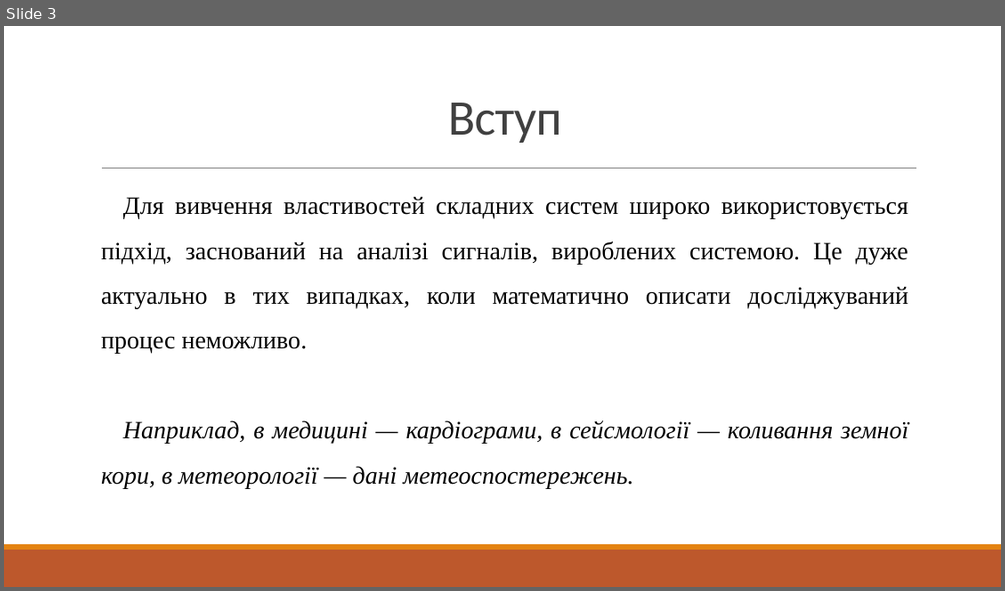
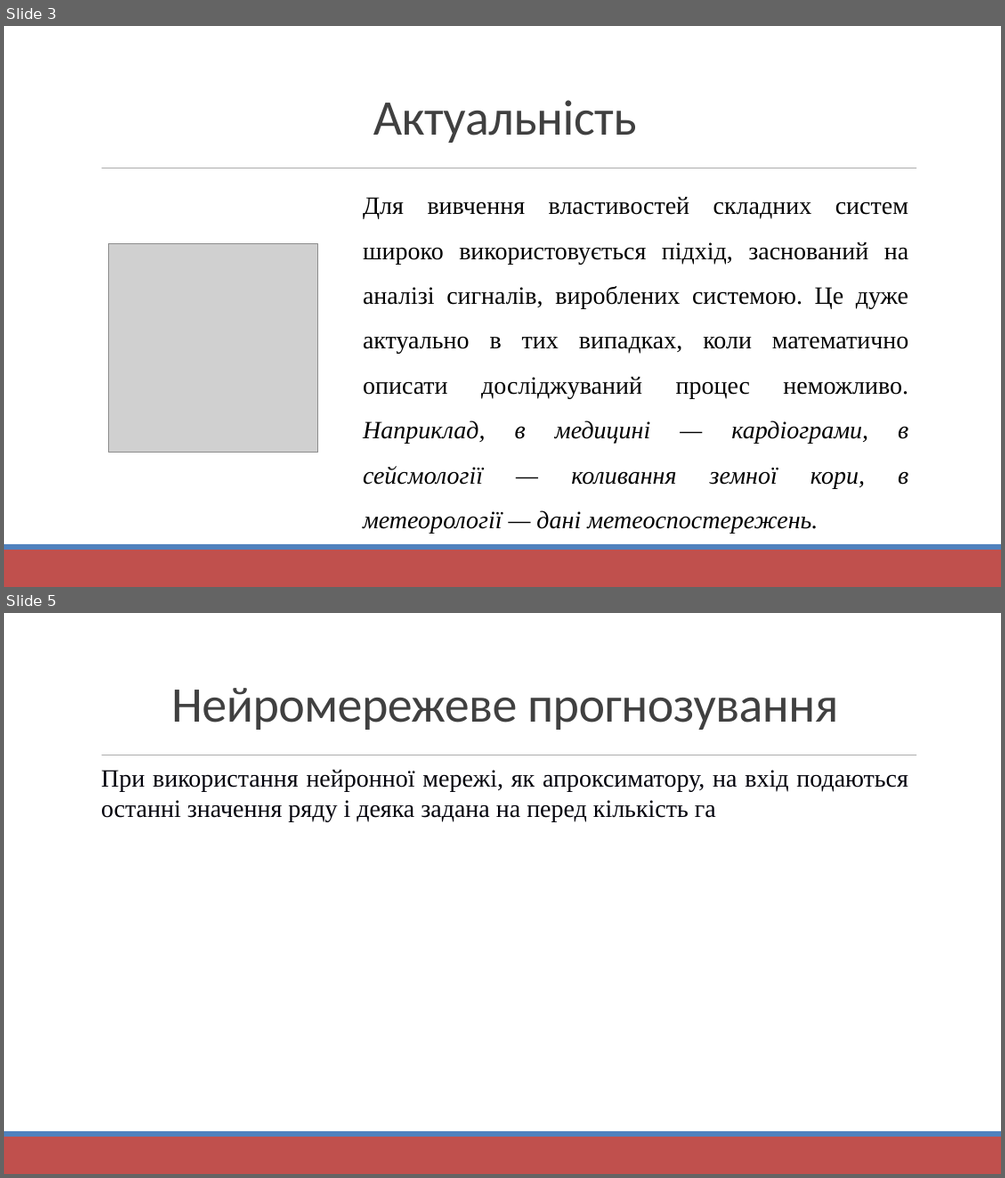
Before and after one commit to Sahlet/GammaNN, a slide deck: Documents/мой диплом/ПРЕЗЕНТАЦИЯ(предзащита).pptx. Shown one above the other, each under a label of ours: slide 3 before the commit, slides 3 and 5 after it; the slides between them are not shown. The pictures are 1005x591 and 1005x1178 pixels, drawn with LibreOffice and Linux fonts; fonts in the diff are those of the drawing; grey boxes stand for pictures. Boxes give left, top, right and bottom in pixels: in the first picture for what was removed or moved away, otherwise in the second. Text is boxed around its words. In the diff, an @@ line names an element or a change of style, - is before the commit and + after.

```diff
--- a/Documents/мой диплом/ПРЕЗЕНТАЦИЯ(предзащита).pptx
+++ b/Documents/мой диплом/ПРЕЗЕНТАЦИЯ(предзащита).pptx
@@ slide 5 added at <box>4,613,1001,1174</box>, background #FFFFFF; not listed: 3 template elements that a slide beside it also shows @@
@@ text added at <box>171,688,838,730</box>, 48 pt, text #404040 @@
+Нейромережеве прогнозування
@@ text added at <box>101,769,908,821</box>, 24 pt, text #00000A @@
+При використання нейронної мережі, як апроксиматору, на вхід подаються останні значення ряду і деяка задана на перед кількість га
@@ slide 3 changed as well @@
@@ text at <box>373,100,637,143</box>: text changed @@
-Вступ
+Актуальність
@@ line (102, 168) - (917, 168): stroke #808080 0.5 pt to #808080 0.51 pt @@
@@ text at <box>363,196,908,533</box>: text changed @@
-Для вивчення властивостей складних систем широко використовується підхід, заснований на аналізі сигналів, вироблених системою. Це дуже актуально в тих випадках, коли математично описати досліджуваний процес неможливо.
-Наприклад, в медицині — кардіограми, в сейсмології — коливання земної кори, в метеорології — дані метеоспостережень.
+Для вивчення властивостей складних систем широко використовується підхід, заснований на аналізі сигналів, вироблених системою. Це дуже актуально в тих випадках, коли математично описати досліджуваний процес неможливо. Наприклад, в медицині — кардіограми, в сейсмології — коливання земної кори, в метеорології — дані метеоспостережень.
@@ picture added at <box>109,244,318,452</box> @@
@@ rectangle at <box>4,549,1001,587</box>: fill #BD582C to #C0504D @@
@@ rectangle at <box>4,544,1001,549</box>: fill #E48312 to #4F81BD @@
```
Also in this commit, not shown: 7 other slides changed, 2 other slides added, 7 slides removed, 7 other files.
